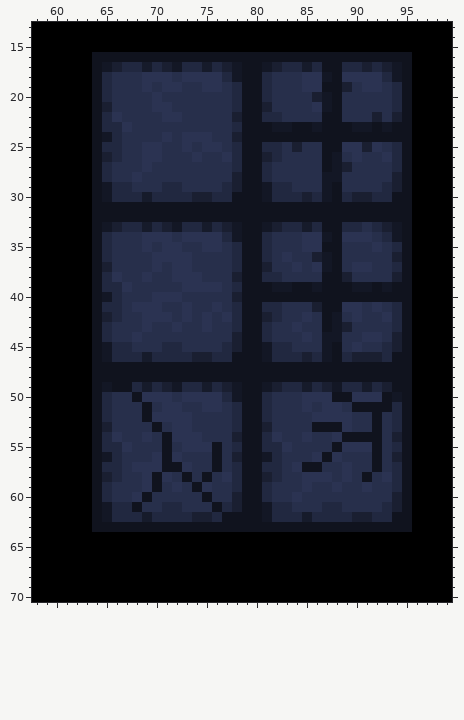
Pixel-art file: Assets/Dungeon/03_Frigid Wastes/Tileset/FrigidWastesTileset.aseprite. The picture above is the old version.
256x80 pixels, 1 frame. Colours within 5 levels of each other are drawn and written as one. Shown: x 58..99, y 13..70.
After the commit:
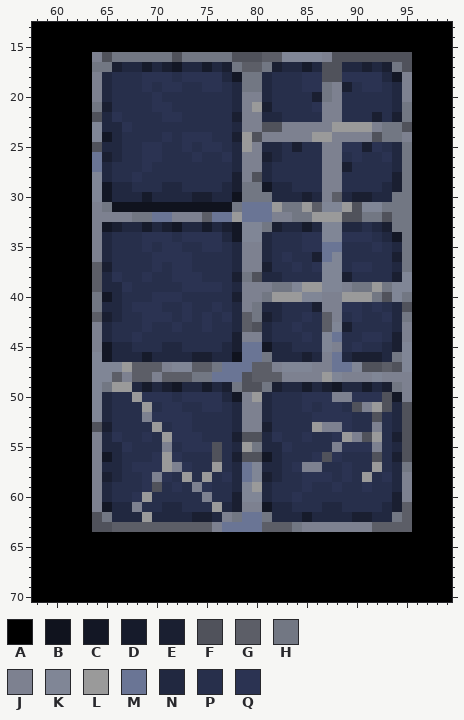
Palette (. is transparent): A #000000  B #10131e  C #131725  D #161b2b  E #1a1f31  F #50525b  G #5c5e67  H #727783  J #7d8190  K #808696  L #9a9a9a  M #6a7595  N #212840  P #272f4b  Q #2b3352
Author's note on the commit: Frigid Wastes Area and Boss Music
From old to new:
Changed rows in their new state; - is an unchanged pixel.
Layer "Snow":
first column x 64:
16 JFHHHHHHFHHHHHFFFGGKKKKJFFFFFFFF
17 HH------------HGGH-----FF-----HF
18 J--------------HH------FF------J
19 J--------------HH------HJ------J
20 J--------------JJ------HJ------J
21 H--------------JL------JJ------H
22 F--------------JJ------JJ------H
23 K--------------JJFFJJJJJLLLLJHHF
24 K--------------LFJJJJJLLJJJJFHHJ
25 F--------------LJ------JJ------H
26 M--------------JJ------JJ------H
27 M--------------JJ------JJ------H
28 K--------------JF------JJ------H
29 K--------------HH------JJ------H
30 K--------------HHH-----JG-----HH
31 JH------------HMMMLHHLGKKLFKKHHH
32 JJJJHHMMJJJGMMLMMMJJHHLLLFFHHFHH
33 J--------------KKH-----KK-----HH
34 J--------------KK------KK------H
35 J--------------JJ------MM------H
36 J--------------JJ------MK------H
37 G--------------JJ------KK------H
38 G--------------HF------KK------K
39 G--------------JJJHHKLLKKJHHLHKK
40 H--------------JJHLLLKKJJLLLHFKH
41 H--------------JH------JJ------F
42 G--------------GH------GJ------H
43 J--------------GF------GK------J
44 J--------------JJ------KM------J
45 J--------------MM------KJ------K
46 K--------------MMH-----JM-----HK
47 KKKLGGGJKKGGHMMMGGJKKKJJMMKFFGFK
48 KKGJGGJGGGHHMMMFGGGJJJJLKJJJKJJJ
49 KHLL----------HFFH------------HJ
50 K---L----------JL-------JJ---F-J
51 K----L---------JJ---------FJLF-F
52 K----J---------JJ-----------F--F
53 F-----L--------JJ-----LJJ---J--F
54 J------L-------FF--------LJFL--F
55 J------J----F--LH-------J---J--F
56 J------L----F--FF------F----F--F
57 J------LJ---L--MK----JJ-----L--H
58 J-----J--L-L---MK----------L---J
59 J-----F---J----KL--------------J
60 J----L-----J---KK--------------J
61 J---J-------L--JJ--------------G
62 FH---L-------JHMMH------------HG
63 FFGGGGGGGGGGJMMMMGGGHJJJJJJJGGGG
